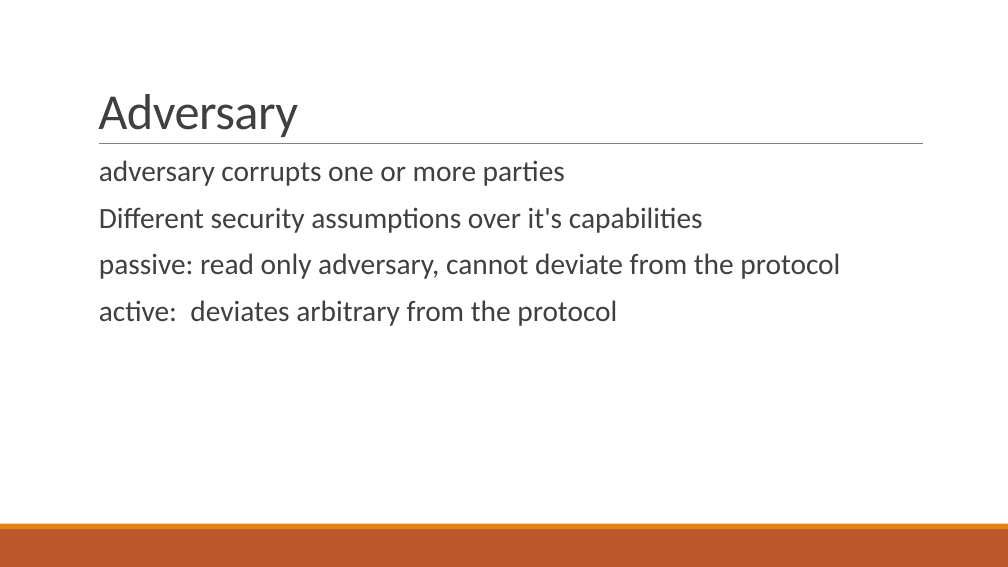
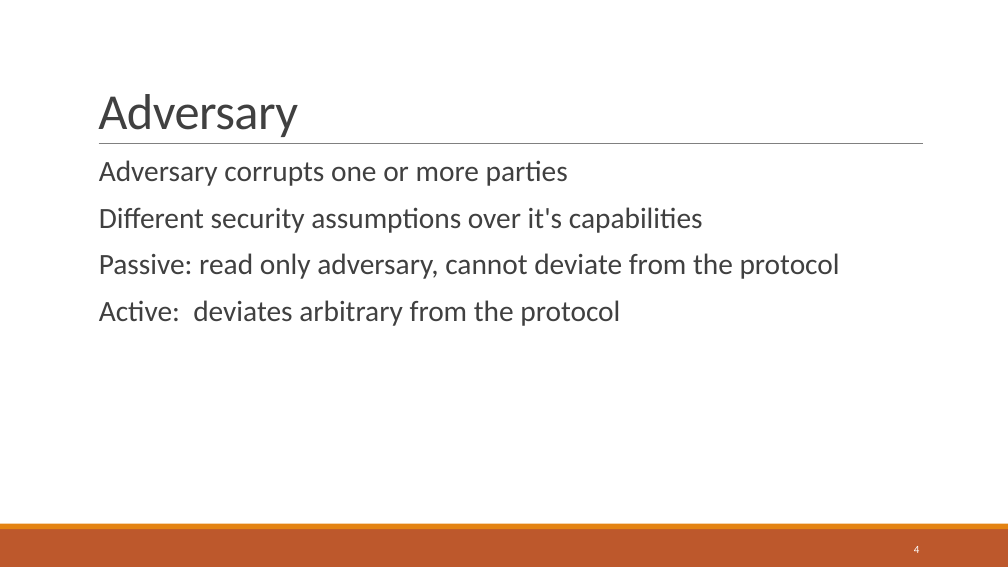
Before and after one commit to niklasUPB/thesis, a slide deck: slide 4 of thesis/Abschlussvortrag.pptx. Drawn at 1008x567 pixels with LibreOffice and Linux fonts; fonts in the diff are those of the drawing. Boxes give left, top, right and bottom in pixels: in the first picture for what was removed or moved away, otherwise in the second. Text is boxed around its words. In the diff, an @@ line names an element or a change of style, - is before the commit and + after.

```diff
--- a/thesis/Abschlussvortrag.pptx
+++ b/thesis/Abschlussvortrag.pptx
@@ text at <box>99,160,568,186</box>: text changed @@
-  adversary corrupts one or more parties
+  Adversary corrupts one or more parties
@@ text at <box>99,253,840,326</box>: text changed @@
-  passive: read only adversary, cannot deviate from the protocol
-  active: deviates arbitrary from the protocol
+  Passive: read only adversary, cannot deviate from the protocol
+  Active: deviates arbitrary from the protocol
@@ page number added at <box>914,546,920,553</box>, 10.5 pt, text #FFFFFF @@
+4
```
Also in this commit, not shown: 25 other slides changed.
